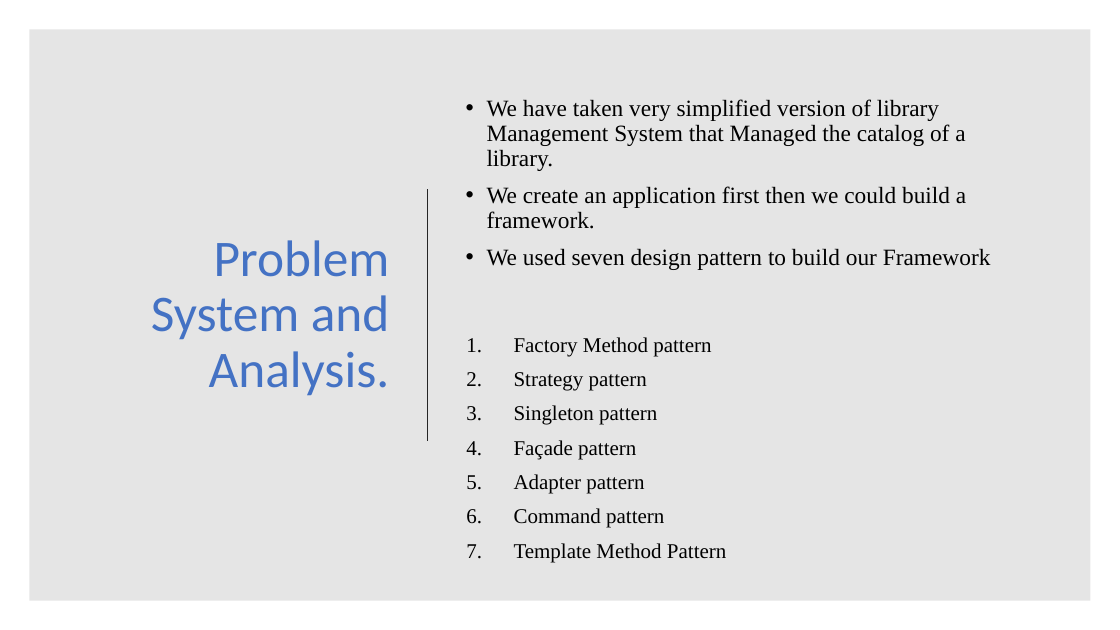
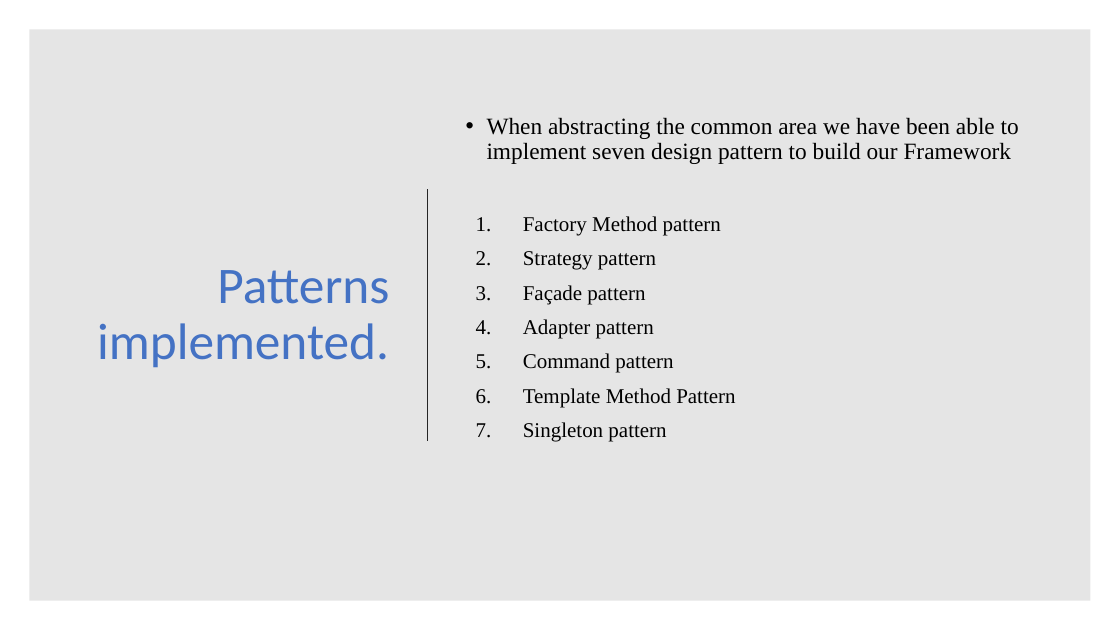
Before and after one commit to asdprojectlibrary/FrameworkLibraryProject, a slide deck: slide 3 of New Microsoft PowerPoint Presentation1.pptx. Drawn at 1120x630 pixels with LibreOffice and Linux fonts; fonts in the diff are those of the drawing. Boxes give left, top, right and bottom in pixels: in the first picture for what was removed or moved away, otherwise in the second. Text is boxed around its words. In the diff, an @@ line names an element or a change of style, - is before the commit and + after.

```diff
--- a/New Microsoft PowerPoint Presentation1.pptx
+++ b/New Microsoft PowerPoint Presentation1.pptx
@@ text at bbox=[487, 117, 1019, 164]: text changed @@
-• We have taken very simplified version of library Management System that Managed the catalog of a library.
-• We create an application first then we could build a framework.
-• We used seven design pattern to build our Framework
+• When abstracting the common area we have been able to implement seven design pattern to build our Framework
@@ text "Factory Method pattern": place and size @@
-text "Factory Method pattern" at bbox=[514, 337, 726, 563]
+text "Factory Method pattern" at bbox=[523, 216, 735, 442]
@@ title at bbox=[97, 270, 389, 368]: text changed @@
-Problem System and Analysis.
+Patterns implemented.
@@ text at bbox=[514, 405, 657, 425]: paragraph removed @@
-3. Singleton pattern
@@ text at bbox=[523, 422, 666, 442]: paragraph added @@
+7. Singleton pattern
```
Also in this commit, not shown: 10 other slides changed, 2 slides added, 2 slides removed.
